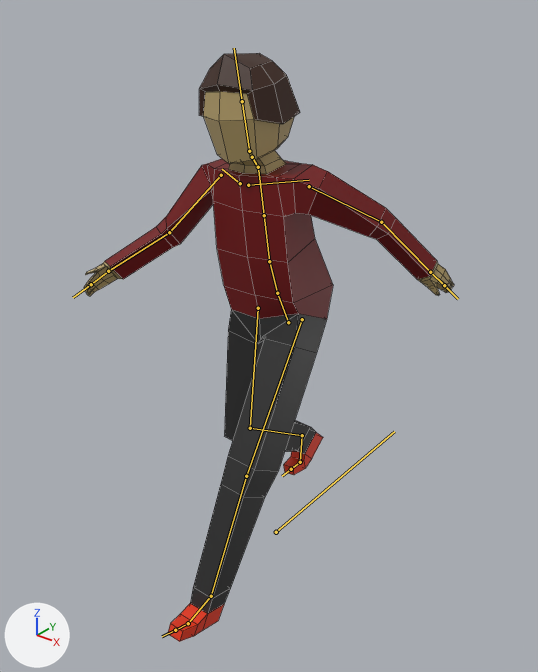
Before and after pictures for a commit that changed the FBX model DGD III Project/Assets/Characters/player char.fbx.
Before and after are seen from a 50 mm lens placed at (1.56, -2.0, 2.17), pointed at (0.04, -0.11, 1.0). The axes (+X, +Y, +Z) are drawn at lower left. The lights are the same throughout. Both versions are drawn at frame 1 of the action 'rig|Pose'; the numbers are the values there. The bones that bend it are drawn over the model as lines. Mesh edges are drawn as thin lines.
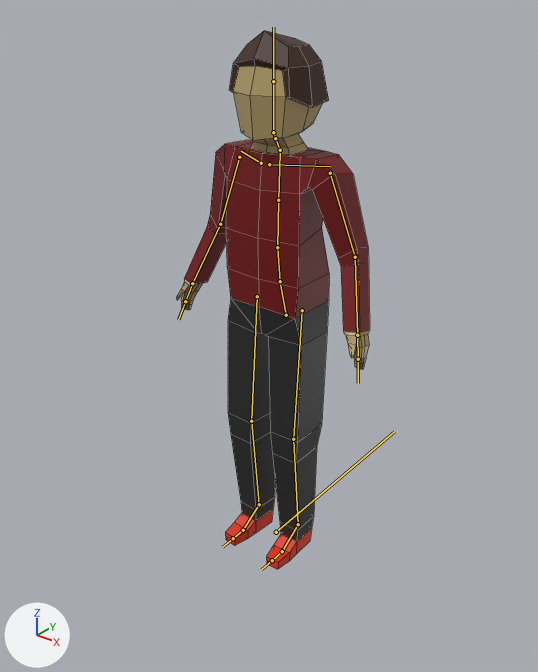
Where the change shows, as pixel boxes [x1, y1, x2, y2] in the pictures (538 x 672 px):
'Cube', posed (47% narrower, 8% shorter): before [84, 53, 454, 642]; after [176, 30, 370, 569]
bone 'DEF-spine', root to tip: before (288, 322) to (278, 296); after (286, 315) to (280, 285)
bone 'DEF-spine.004', root to tip: before (258, 167) to (252, 157); after (280, 150) to (275, 138)
bone 'DEF-head', root to tip: before (249, 151) to (242, 101); after (273, 132) to (273, 81)
bone 'DEF-upper_arm.L', root to tip: before (309, 186) to (381, 222); after (330, 173) to (355, 257)
bone 'DEF-forearm.L', root to tip: before (381, 222) to (430, 272); after (355, 257) to (357, 335)
bone 'DEF-upper_arm.R', root to tip: before (221, 175) to (169, 232); after (239, 157) to (220, 224)
bone 'DEF-forearm.R', root to tip: before (169, 232) to (108, 271); after (220, 224) to (192, 283)
bone 'DEF-thigh.L', root to tip: before (302, 319) to (246, 476); after (302, 310) to (293, 439)
bone 'DEF-shin.L', root to tip: before (246, 476) to (211, 596); after (293, 439) to (298, 524)
bone 'DEF-foot.L', root to tip: before (211, 596) to (188, 623); after (298, 524) to (282, 551)
bone 'DEF-thigh.R', root to tip: before (258, 308) to (250, 428); after (257, 296) to (251, 421)
bone 'DEF-shin.R', root to tip: before (250, 428) to (302, 435); after (251, 421) to (259, 504)
bone 'DEF-foot.R', root to tip: before (302, 435) to (300, 462); after (259, 504) to (243, 530)
bone 'DEF-toe.R', root to tip: before (300, 462) to (291, 469); after (243, 530) to (233, 538)

What changed in the scene script:
```text
Change bone_def_spine:
    where bone_def_spine = bpy.data.objects['rig'].pose.bones['DEF-spine']  # child of 'root'
    bone_def_spine.location: (0.004, -0.036, -0.001) -> (0.0, 0.0, 0.0)
    bone_def_spine.rotation_quaternion: (0.997, 0.072, 0.004, 0.028) -> (1.0, 0.0, 0.0, 0.0)  # degrees (8, 0, 3) -> degrees (0, 0, 0)
Change bone_def_spine_004:
    where bone_def_spine_004 = bpy.data.objects['rig'].pose.bones['DEF-spine.004']  # child of 'DEF-spine.003'
    bone_def_spine_004.rotation_quaternion: (1.0, -0.028, 0.006, -0.009) -> (1.0, 0.0, 0.0, 0.0)  # degrees (-3, 1, -1) -> degrees (0, 0, 0)
Change bone_def_head:
    where bone_def_head = bpy.data.objects['rig'].pose.bones['DEF-head']  # child of 'DEF-neck'
    bone_def_head.rotation_quaternion: (1.0, 0.028, -0.01, 0.005) -> (1.0, 0.0, 0.0, 0.0)  # degrees (3, -1, 0) -> degrees (0, 0, 0)
Change bone_def_upper_arm_l:
    where bone_def_upper_arm_l = bpy.data.objects['rig'].pose.bones['DEF-upper_arm.L']  # child of 'DEF-shoulder.L'
    bone_def_upper_arm_l.rotation_quaternion: (0.966, -0.187, 0.0, -0.18) -> (0.94, 0.152, 0.0, -0.307)  # degrees (-21, -4, -20) -> degrees (17, 5, -35)
Change bone_def_forearm_l:
    where bone_def_forearm_l = bpy.data.objects['rig'].pose.bones['DEF-forearm.L']  # child of 'DEF-upper_arm.L'
    bone_def_forearm_l.rotation_quaternion: (0.965, -0.032, 0.243, -0.092) -> (1.0, 0.0, -0.002, 0.001)  # degrees (-7, 28, -13) -> degrees (0, 0, 0)
Change bone_def_upper_arm_r:
    where bone_def_upper_arm_r = bpy.data.objects['rig'].pose.bones['DEF-upper_arm.R']  # child of 'DEF-shoulder.R'
    bone_def_upper_arm_r.rotation_quaternion: (0.913, 0.401, 0.0, 0.071) -> (0.935, 0.154, 0.0, 0.32)  # degrees (47, -3, 7) -> degrees (17, -6, 37)
Change bone_def_forearm_r:
    where bone_def_forearm_r = bpy.data.objects['rig'].pose.bones['DEF-forearm.R']  # child of 'DEF-upper_arm.R'
    bone_def_forearm_r.rotation_quaternion: (0.95, 0.047, 0.285, -0.117) -> (1.0, 0.0, -0.002, 0.001)  # degrees (2, 34, -14) -> degrees (0, 0, 0)
Change bone_def_thigh_l:
    where bone_def_thigh_l = bpy.data.objects['rig'].pose.bones['DEF-thigh.L']  # child of 'DEF-spine'
    bone_def_thigh_l.rotation_quaternion: (0.95, -0.31, -0.001, 0.024) -> (1.0, 0.0, 0.0, 0.0)  # degrees (-36, 1, 3) -> degrees (0, 0, 0)
    bone_def_thigh_l.scale: (0.94, 1.13, 0.94) -> (1.0, 1.0, 1.0)
Change bone_def_shin_l:
    where bone_def_shin_l = bpy.data.objects['rig'].pose.bones['DEF-shin.L']  # child of 'DEF-thigh.L'
    bone_def_shin_l.rotation_quaternion: (1.0, -0.026, -0.001, 0.0) -> (1.0, 0.0, 0.0, 0.0)  # degrees (-3, 0, 0) -> degrees (0, 0, 0)
    bone_def_shin_l.scale: (1.04, 0.92, 1.04) -> (1.0, 1.0, 1.0)
Change bone_def_foot_l:
    where bone_def_foot_l = bpy.data.objects['rig'].pose.bones['DEF-foot.L']  # child of 'DEF-shin.L'
    bone_def_foot_l.rotation_quaternion: (0.996, 0.083, -0.029, -0.028) -> (1.0, 0.0, 0.0, 0.0)  # degrees (10, -3, -3) -> degrees (0, 0, 0)
    bone_def_foot_l.scale: (1.02, 1.0, 0.98) -> (1.0, 1.0, 1.0)
Change bone_def_thigh_r:
    where bone_def_thigh_r = bpy.data.objects['rig'].pose.bones['DEF-thigh.R']  # child of 'DEF-spine'
    bone_def_thigh_r.rotation_quaternion: (0.996, -0.078, 0.0, 0.036) -> (1.0, 0.0, 0.0, 0.0)  # degrees (-9, 0, 4) -> degrees (0, 0, 0)
    bone_def_thigh_r.scale: (1.01, 0.98, 1.01) -> (1.0, 1.0, 1.0)
Change bone_def_shin_r:
    where bone_def_shin_r = bpy.data.objects['rig'].pose.bones['DEF-shin.R']  # child of 'DEF-thigh.R'
    bone_def_shin_r.rotation_quaternion: (0.896, 0.443, -0.008, 0.006) -> (1.0, 0.0, 0.0, 0.0)  # degrees (53, -1, 0) -> degrees (0, 0, 0)
    bone_def_shin_r.scale: (1.0, 0.97, 1.02) -> (1.0, 1.0, 1.0)
Change bone_def_foot_r:
    where bone_def_foot_r = bpy.data.objects['rig'].pose.bones['DEF-foot.R']  # child of 'DEF-shin.R'
    bone_def_foot_r.rotation_quaternion: (0.996, -0.046, 0.055, -0.055) -> (1.0, 0.0, 0.0, 0.0)  # degrees (-6, 6, -7) -> degrees (0, 0, 0)
    bone_def_foot_r.scale: (0.99, 0.99, 1.02) -> (1.0, 1.0, 1.0)
Change bone_def_toe_r:
    where bone_def_toe_r = bpy.data.objects['rig'].pose.bones['DEF-toe.R']  # child of 'DEF-foot.R'
    bone_def_toe_r.rotation_quaternion: (0.918, 0.392, 0.024, 0.057) -> (1.0, 0.0, 0.0, 0.0)  # degrees (46, 0, 7) -> degrees (0, 0, 0)
```
